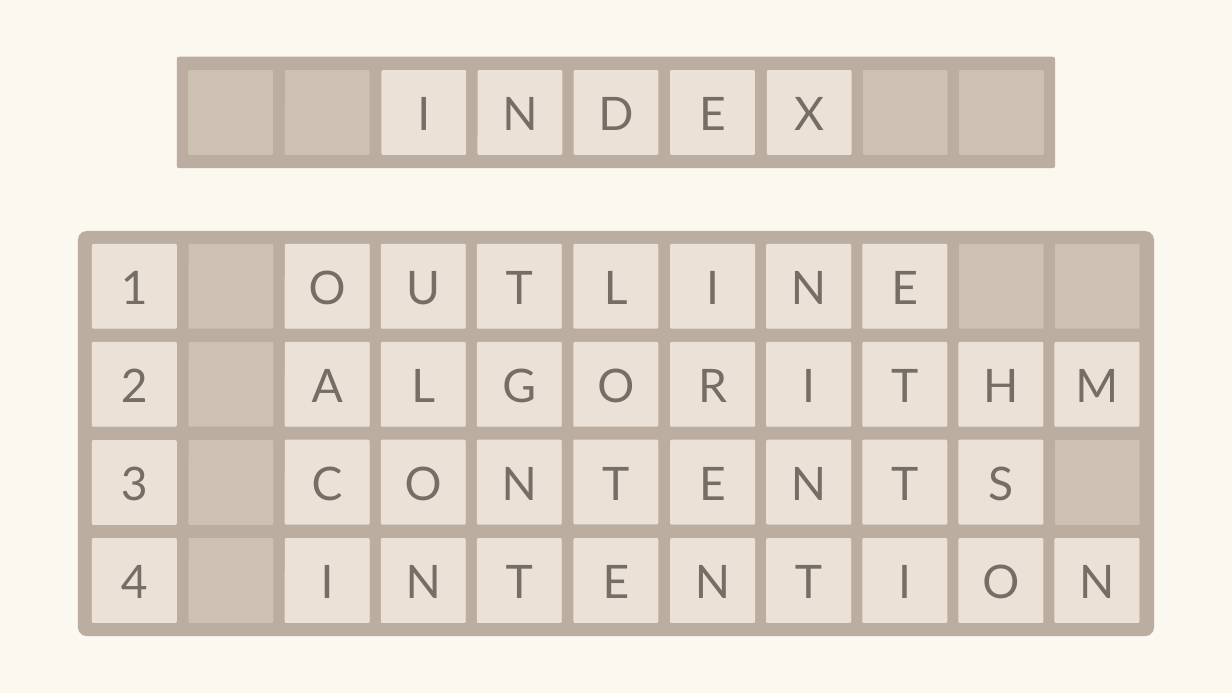
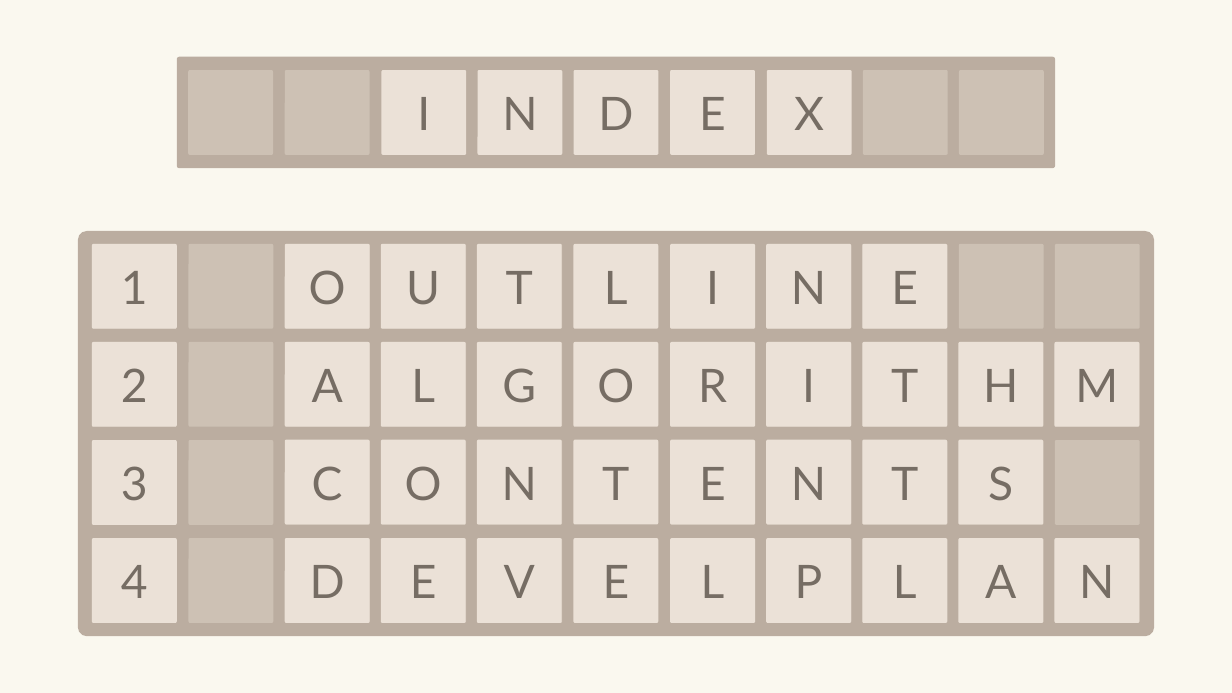
Before and after one commit to simplex3510/GameProgramming_Python_Game_Project, a slide deck: slide 2 of 기말 발표_202010961_이윤석.pptx. Drawn at 1232x693 pixels with LibreOffice and Linux fonts; fonts in the diff are those of the drawing. Boxes give left, top, right and bottom in pixels: in the first picture for what was removed or moved away, otherwise in the second. Text is boxed around its words. In the diff, an @@ line names an element or a change of style, - is before the commit and + after.

```diff
--- a/기말 발표_202010961_이윤석.pptx
+++ b/기말 발표_202010961_이윤석.pptx
@@ text in rounded rectangle at <box>310,565,345,598</box>: text changed @@
-I
+D
@@ text in rounded rectangle at <box>410,565,437,598</box>: text changed @@
-N
+E
@@ text in rounded rectangle at <box>504,565,535,598</box>: text changed @@
-T
+V
@@ text in rounded rectangle at <box>701,565,725,598</box>: text changed @@
-N
+L
@@ text in rounded rectangle at <box>795,565,823,598</box>: text changed @@
-T
+P
@@ text in rounded rectangle at <box>893,565,917,598</box>: text changed @@
-I
+L
@@ text in rounded rectangle at <box>985,565,1016,598</box>: text changed @@
-O
+A
```
Also in this commit, not shown: 5 slides added, 3 slides removed.
